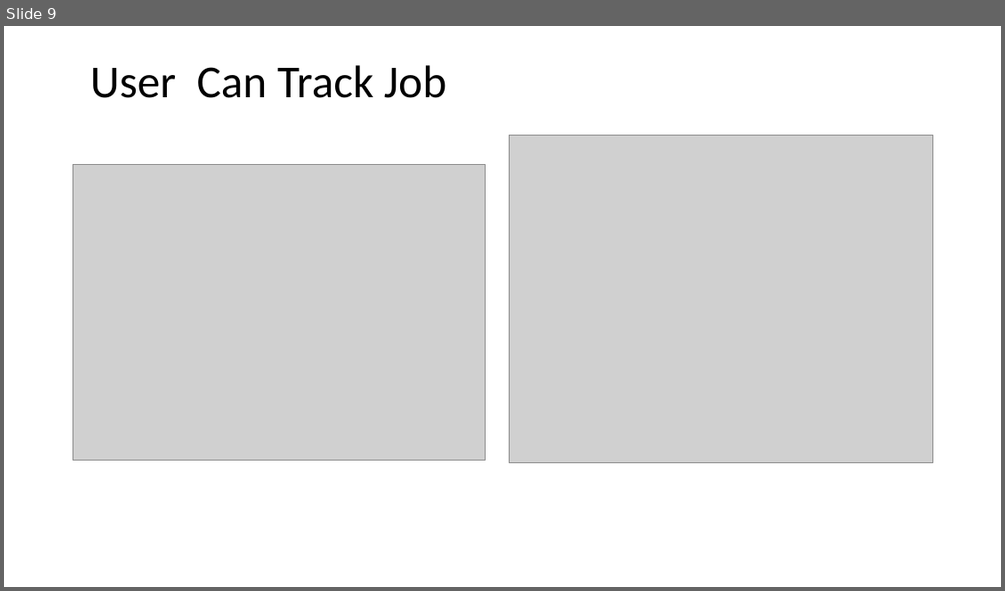
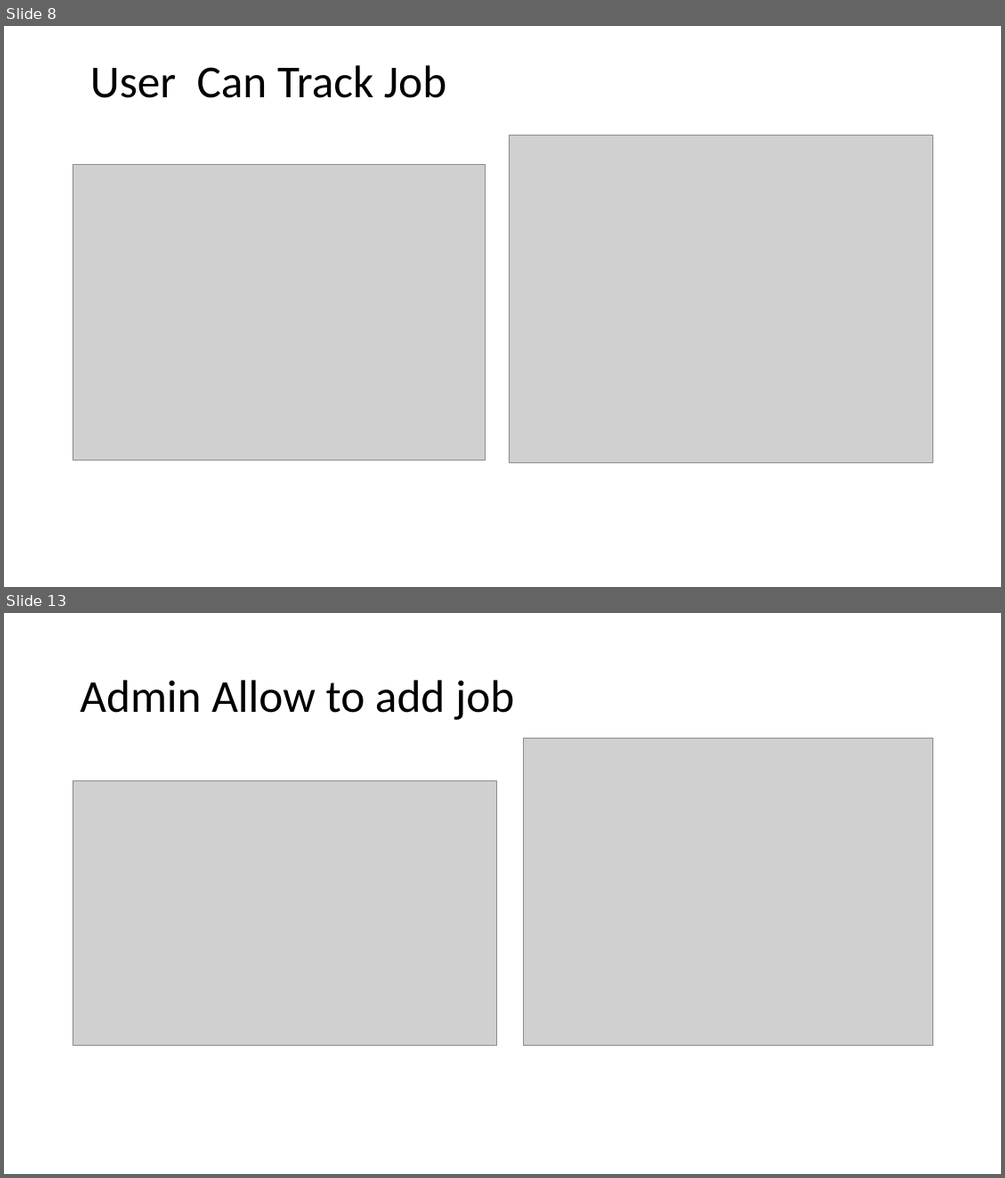
Before and after one commit to guptayyash2-tech/Job-Portal, a slide deck: Jobportal.pptx. Shown one above the other, each under a label of ours: slide 9 before the commit, slides 8 and 13 after it; the slides between them are not shown. The pictures are 1005x591 and 1005x1178 pixels, drawn with LibreOffice and Linux fonts; fonts in the diff are those of the drawing; grey boxes stand for pictures. Boxes give left, top, right and bottom in pixels: in the first picture for what was removed or moved away, otherwise in the second. Text is boxed around its words. In the diff, an @@ line names an element or a change of style, - is before the commit and + after.

```diff
--- a/Jobportal.pptx
+++ b/Jobportal.pptx
@@ slide 13 added at (4,613,1001,1174), background #FFFFFF @@
@@ title added at (80,680,514,720), 44 pt, text #000000 @@
+Admin Allow to add job
@@ picture added at (523,738,932,1046) @@
@@ picture added at (73,781,497,1046) @@
@@ what was slide 9 is now slide 8 @@
```
Also in this commit, not shown: 4 other slides added, 1 slide removed.
